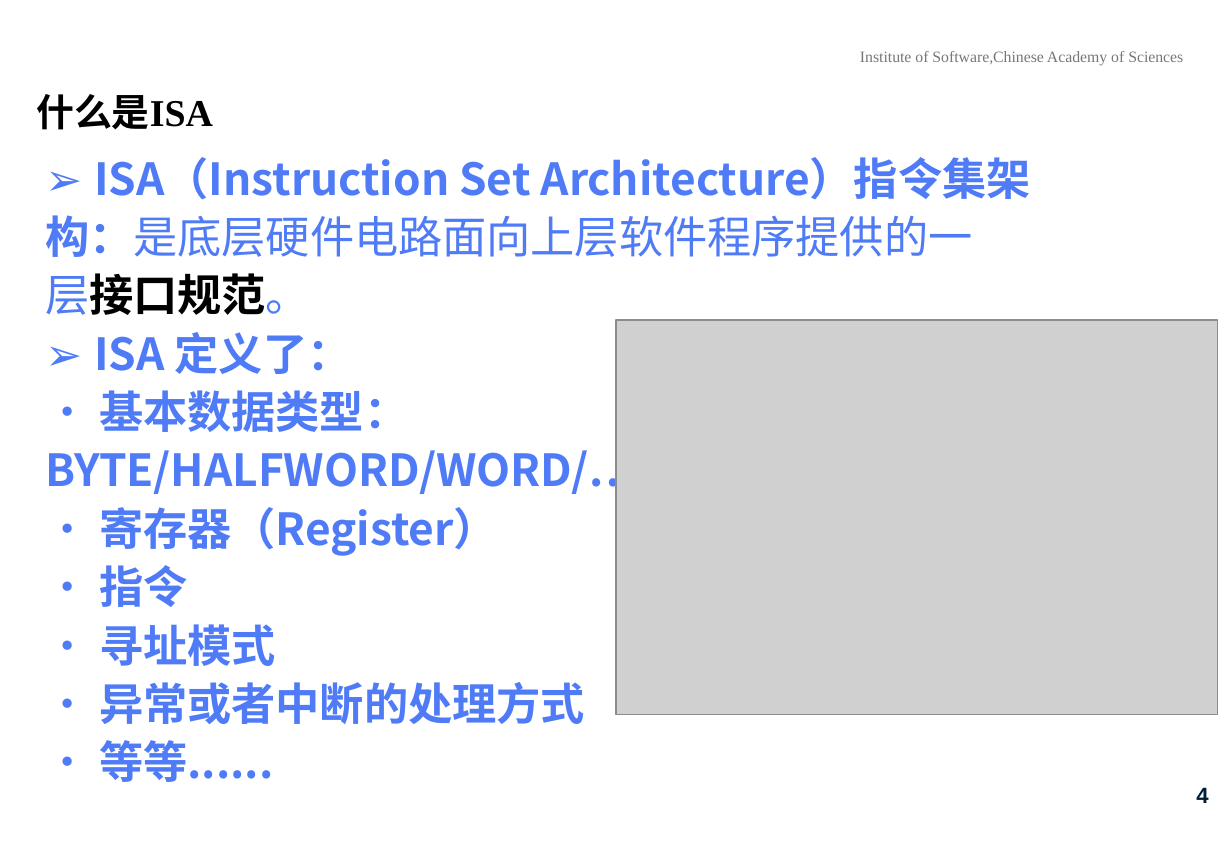
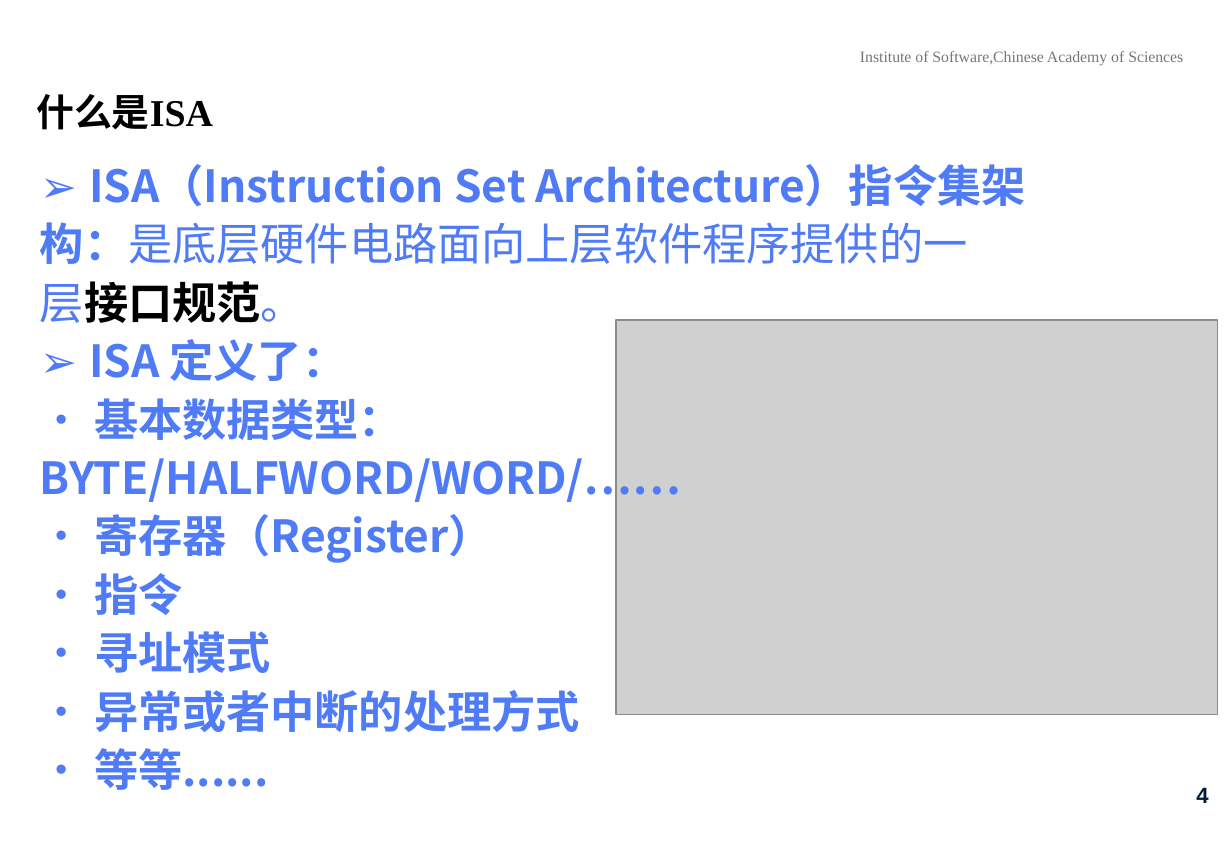
Before and after one commit to try-agaaain/openEuler-RISC-V-internship, a slide deck: slide 4 of 第一周（6.20~6.26）/RAISC-V ISA介绍/RAISC-V ISA介绍.pptx. Drawn at 1232x853 pixels with LibreOffice and Linux fonts; fonts in the diff are those of the drawing; grey boxes stand for pictures; background and template pictures are left out. Boxes give left, top, right and bottom in pixels: in the first picture for what was removed or moved away, otherwise in the second. Text is boxed around its words. In the diff, an @@ line names an element or a change of style, - is before the commit and + after.

```diff
--- a/第一周（6.20~6.26）/RAISC-V ISA介绍/RAISC-V ISA介绍.pptx
+++ b/第一周（6.20~6.26）/RAISC-V ISA介绍/RAISC-V ISA介绍.pptx
@@ text "➢ ISA（Instruction Set Architecture）指令集架" moved from (x1=45, y1=157, x2=1031, y2=782) to (x1=40, y1=164, x2=1026, y2=790) @@
```
Also in this commit, not shown: 17 other files.
